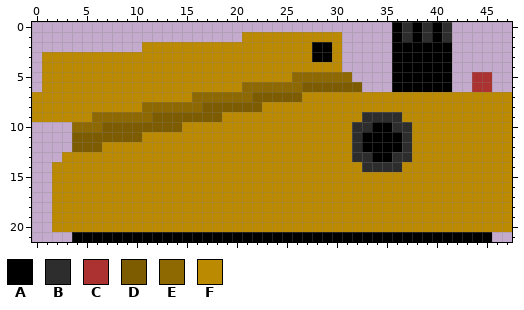
File history of a pixel-art sprite, pfp-game/platforms/browser/www/img/obstacle-2.png. Above: the version before the commit.
The file is 48x22 pixels.
Palette (. is transparent): A #000000  B #2d2d2d  C #ac3232  D #7d5c00  E #8e6800  F #bb8a00
Pixels before, first column x 0:
 0 ....................................ABABAB......
 1 .....................FFFFFFFFFF.....ABABAB......
 2 ...........FFFFFFFFFFFFFFFFFAAF.....AAAAAA......
 3 .FFFFFFFFFFFFFFFFFFFFFFFFFFFAAF.....AAAAAA......
 4 .FFFFFFFFFFFFFFFFFFFFFFFFFFFFFF.....AAAAAA......
 5 .FFFFFFFFFFFFFFFFFFFFFFFFFEEEEEE....AAAAAA..CC..
 6 .FFFFFFFFFFFFFFFFFFFFEEEEEEDDDDDD...AAAAAA..CC..
 7 FFFFFFFFFFFFFFFFEEEEEEDDDDDFFFFFFFFFFFFFFFFFFFFF
 8 FFFFFFFFFFFEEEEEEDDDDDDFFFFFFFFFFFFFFFFFFFFFFFFF
 9 FFFFFFEEEEEEDDDDDDDFFFFFFFFFFFFFFBBBBFFFFFFFFFFF
10 ....EEEDDDDDDDDFFFFFFFFFFFFFFFFFBBAABBFFFFFFFFFF
11 ....DDDDDDDFFFFFFFFFFFFFFFFFFFFFBAAAABFFFFFFFFFF
12 ....DDDFFFFFFFFFFFFFFFFFFFFFFFFFBAAAABFFFFFFFFFF
13 ...FFFFFFFFFFFFFFFFFFFFFFFFFFFFFBBAABBFFFFFFFFFF
14 ..FFFFFFFFFFFFFFFFFFFFFFFFFFFFFFFBBBBFFFFFFFFFFF
15 ..FFFFFFFFFFFFFFFFFFFFFFFFFFFFFFFFFFFFFFFFFFFFFF
16 ..FFFFFFFFFFFFFFFFFFFFFFFFFFFFFFFFFFFFFFFFFFFFFF
17 ..FFFFFFFFFFFFFFFFFFFFFFFFFFFFFFFFFFFFFFFFFFFFFF
18 ..FFFFFFFFFFFFFFFFFFFFFFFFFFFFFFFFFFFFFFFFFFFFFF
19 ..FFFFFFFFFFFFFFFFFFFFFFFFFFFFFFFFFFFFFFFFFFFFFF
20 ..FFFFFFFFFFFFFFFFFFFFFFFFFFFFFFFFFFFFFFFFFFFFFF
21 ....AAAAAAAAAAAAAAAAAAAAAAAAAAAAAAAAAAAAAAAAAA..
Once edited:
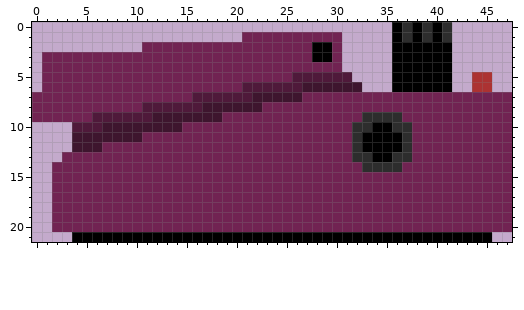
Difference:
{"colour":"D","old":"#7d5c00","new":"#3e152e"}
{"colour":"E","old":"#8e6800","new":"#4f193a"}
{"colour":"F","old":"#bb8a00","new":"#712352"}
{"label":"changed","picture_box":[32,32,512,232]}
